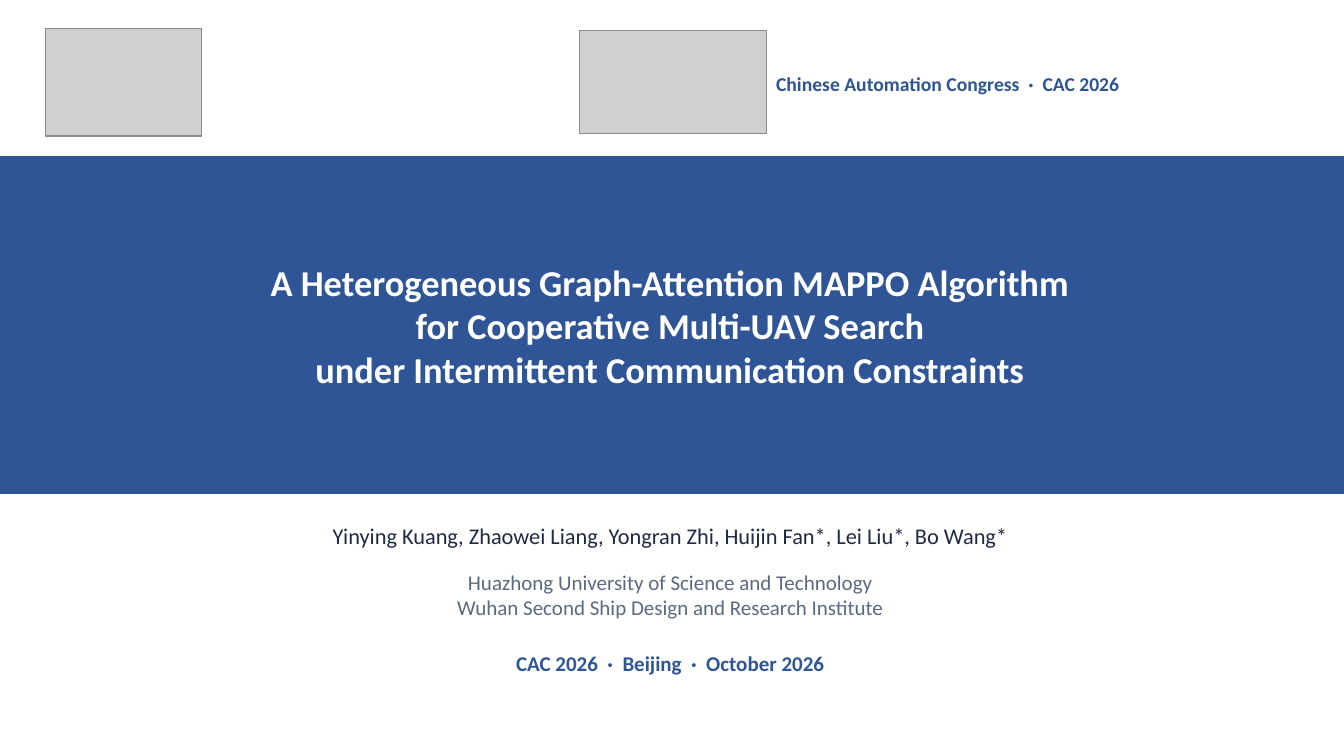
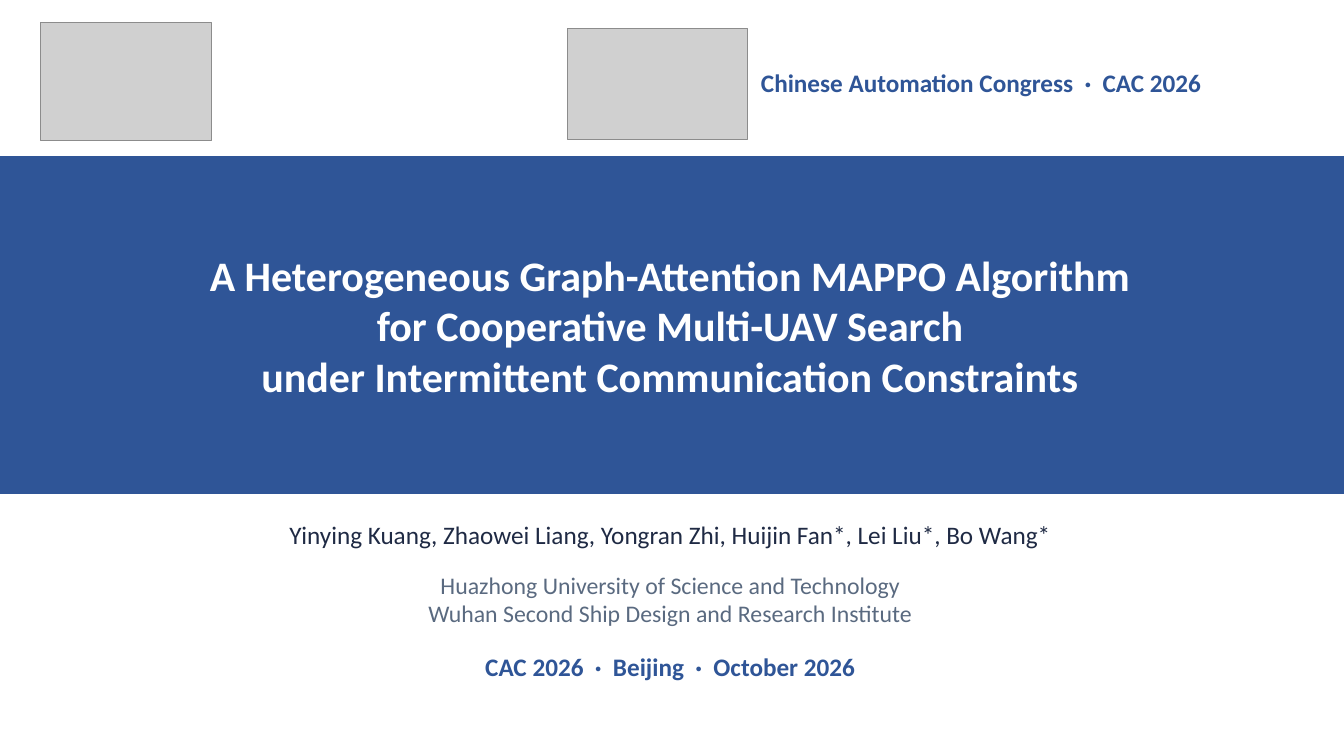
Before and after one commit to kuangyinying039/uav-swarm, a slide deck: slide 1 of presentations/IC-HGAT-MAPPO_CAC2026.pptx. Drawn at 1344x756 pixels with LibreOffice and Linux fonts; fonts in the diff are those of the drawing; grey boxes stand for pictures. Boxes give left, top, right and bottom in pixels: in the first picture for what was removed or moved away, otherwise in the second. Text is boxed around its words. In the diff, an @@ line names an element or a change of style, - is before the commit and + after.

```diff
--- a/presentations/IC-HGAT-MAPPO_CAC2026.pptx
+++ b/presentations/IC-HGAT-MAPPO_CAC2026.pptx
@@ picture resized from (x1=45, y1=28, x2=202, y2=136) to (x1=40, y1=22, x2=212, y2=140) @@
@@ picture resized from (x1=580, y1=30, x2=766, y2=133) to (x1=568, y1=28, x2=748, y2=139) @@
@@ text "Chinese Automation Congress · CAC ..." moved from (x1=776, y1=77, x2=1119, y2=95) to (x1=761, y1=74, x2=1201, y2=97) @@
@@ text "Chinese Automation Congress · CAC ..." at (x1=761, y1=74, x2=1201, y2=97): size 14 to 18 pt @@
@@ text "A Heterogeneous Graph-Attention MAPPO Algorithm" moved from (x1=271, y1=270, x2=1069, y2=384) to (x1=210, y1=261, x2=1130, y2=393) @@
@@ text "A Heterogeneous Graph-Attention MAPPO Algorithm" at (x1=210, y1=261, x2=1130, y2=393): size 26 to 30 pt @@
@@ text "Yinying Kuang, Zhaowei Liang, Yongran ..." at (x1=289, y1=526, x2=1050, y2=549): size 16 to 18 pt @@
@@ text "Huazhong University of Science and ..." at (x1=428, y1=577, x2=912, y2=626): size 15 to 17 pt @@
@@ text "CAC 2026 · Beijing · ..." at (x1=485, y1=658, x2=855, y2=681): size 15 to 18 pt @@
```
Also in this commit, not shown: 12 other slides changed, 2 other files.
